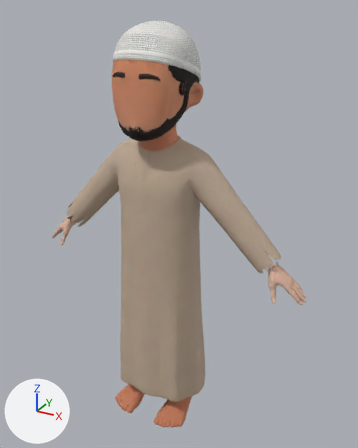
One commit to the glTF model public/avatars/ahmad.glb: the scene before it, then after it.
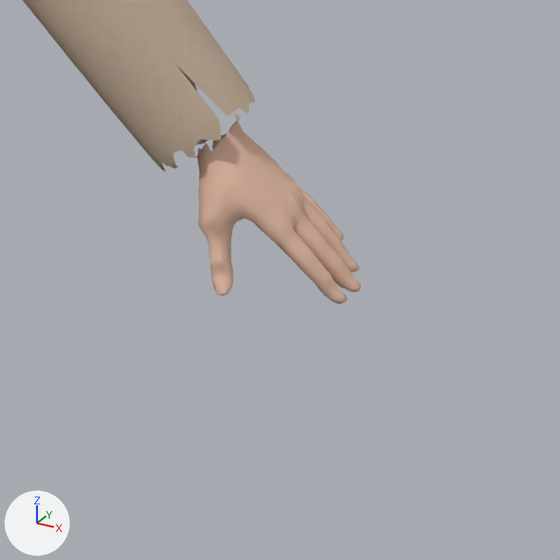
The first picture shows the older version from a 50 mm lens placed at (102.1, -168.6, 94.3), pointed at (6.7, 4.8, 7.6). The close-ups show the older and then the newer version on the part from 62% to 99% of the width and 52% to 82% of the height of that picture. Only the edits that show in the close-ups are written down. The lights are fixed; the arrows at lower left show +X, +Y and +Z. Vertices at exactly the same position are counted once.

The first close-up shows 'char1'.
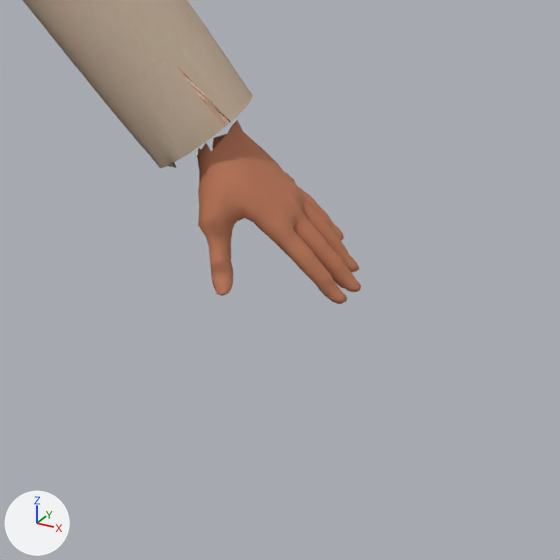
Edits to the bpy script that builds the scene:
```text
Change mat_material_0:
    remove n2 = _N.new('ShaderNodeMix'); n2.name = 'Mix'
    remove n2.data_type = 'RGBA'
    remove n2.blend_type = 'MULTIPLY'
    remove n2.inputs[0].default_value = 1.0  # 'Factor'
    remove n3 = _N.new('ShaderNodeVertexColor'); n3.name = 'Color Attribute'
    where n0 = _N.new('ShaderNodeBsdfPrincipled'); n0.name = 'Principled BSDF'
    where n4 = _N.new('ShaderNodeTexImage'); n4.name = 'Image Texture'
    remove _L.new(n2.outputs[2], n0.inputs[0])  # 'Result' to 'Base Color'
    remove _L.new(n3.outputs[0], n2.inputs[7])  # 'Color' to 'B'
    remove _L.new(n4.outputs[0], n2.inputs[6])  # 'Color' to 'A'
    add _L.new(n4.outputs[0], n0.inputs[0])  # 'Color' to 'Base Color'
Change mat_hands:
    where n0 = _N.new('ShaderNodeBsdfPrincipled'); n0.name = 'Principled BSDF'
    add n0.inputs[0].default_value = (0.527, 0.191, 0.0999, 1.0)  # 'Base Color', orange #c07959
    n0.inputs[2].default_value: 0.75 -> 0.8  # 'Roughness'
    remove n2 = _N.new('ShaderNodeMix'); n2.name = 'Mix'
    remove n2.data_type = 'RGBA'
    remove n2.blend_type = 'MULTIPLY'
    remove n2.inputs[0].default_value = 1.0  # 'Factor'
    remove n2.inputs[7].default_value = (0.761, 0.486, 0.365, 1.0)  # 'B', beige #e2b9a3
    remove n3 = _N.new('ShaderNodeVertexColor'); n3.name = 'Color Attribute'
    remove _L.new(n2.outputs[2], n0.inputs[0])  # 'Result' to 'Base Color'
    remove _L.new(n3.outputs[0], n2.inputs[6])  # 'Color' to 'A'
Change me_mesh_0:
    used by ob_char1; location = (0.0, 0.0, 0.0)
    remove me_mesh_0.from_pydata(...)  # 16955 vertices, 33711 faces; spans x -65.0..65.0, y -20.0..17.0, z -85.0..90.0
    add me_mesh_0.from_pydata(...)  # 17006 vertices, 33879 faces; spans x -65.0..65.0, y -20.0..17.0, z -85.0..90.0
    me_mesh_0 part 1: 138 vertices moved from x 47.0..65.0, y -5.0..7.0, z -13.0..7.0 to x 44.0..65.0, y -5.0..7.0, z -13.0..8.0; 67 vertices removed from x 45.0..54.0, y -4.0..7.0, z -4.0..5.0; 98 vertices added at x 44.0..53.0, y -4.0..7.0, z -3.0..7.0
    other edits to the shape of me_mesh_0 do not show in these pictures
```

Pixel boxes [x1, y1, x2, y2] of what changed, in the close-ups (560 x 560 px; the box of a moved part takes in the faces that stretch with it):
'char1', recoloured, reshaped (beige to brown)
    both: [23, 0, 361, 304]
part 1 of me_mesh_0, moved or reshaped
    before: [76, 0, 361, 304]
    after: [76, 13, 361, 304]
